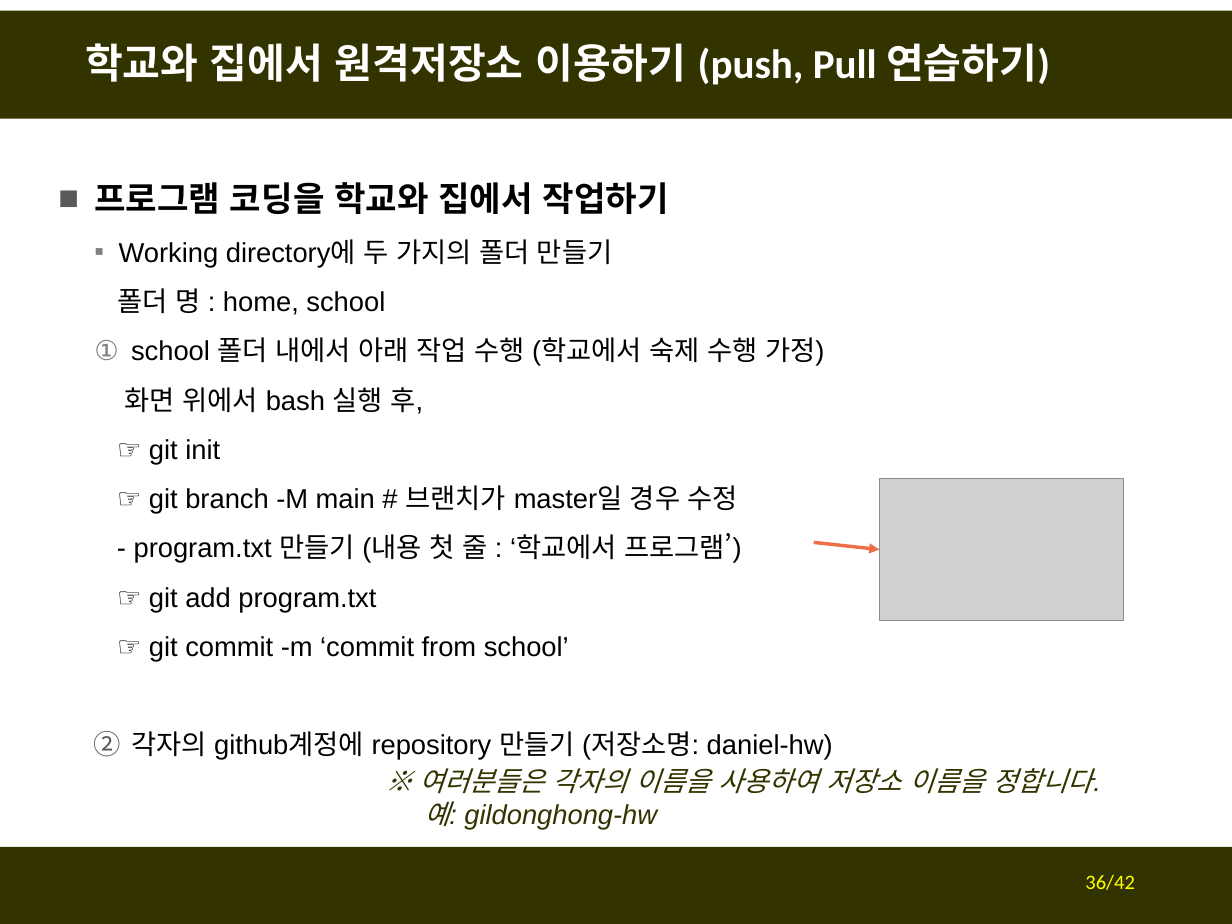
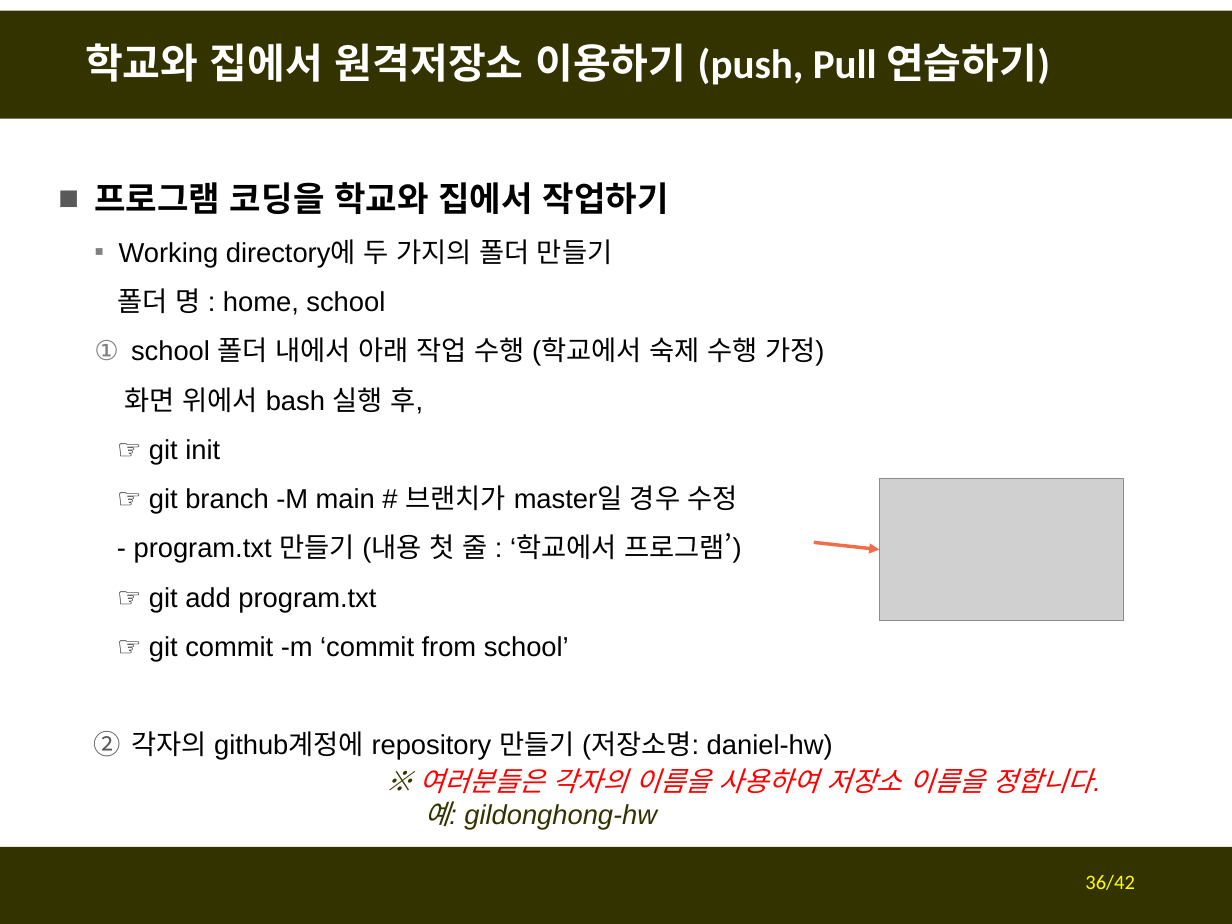
Before and after one commit to fasthill/github-lecture, a slide deck: slide 36 of git및github첫걸음2-원격저장소만들기.pptx. Drawn at 1232x924 pixels with LibreOffice and Linux fonts; fonts in the diff are those of the drawing; grey boxes stand for pictures. Boxes give left, top, right and bottom in pixels: in the first picture for what was removed or moved away, otherwise in the second. Text is boxed around its words. In the diff, an @@ line names an element or a change of style, - is before the commit and + after.

```diff
--- a/git및github첫걸음2-원격저장소만들기.pptx
+++ b/git및github첫걸음2-원격저장소만들기.pptx
@@ text at <box>419,768,1094,794</box>: text colour #333300 to #FF0000 in "여러분들은 각자의 이름을 사용하여 저장소 이름을 정합니다." @@
```
Also in this commit, not shown: 12 other slides changed.
